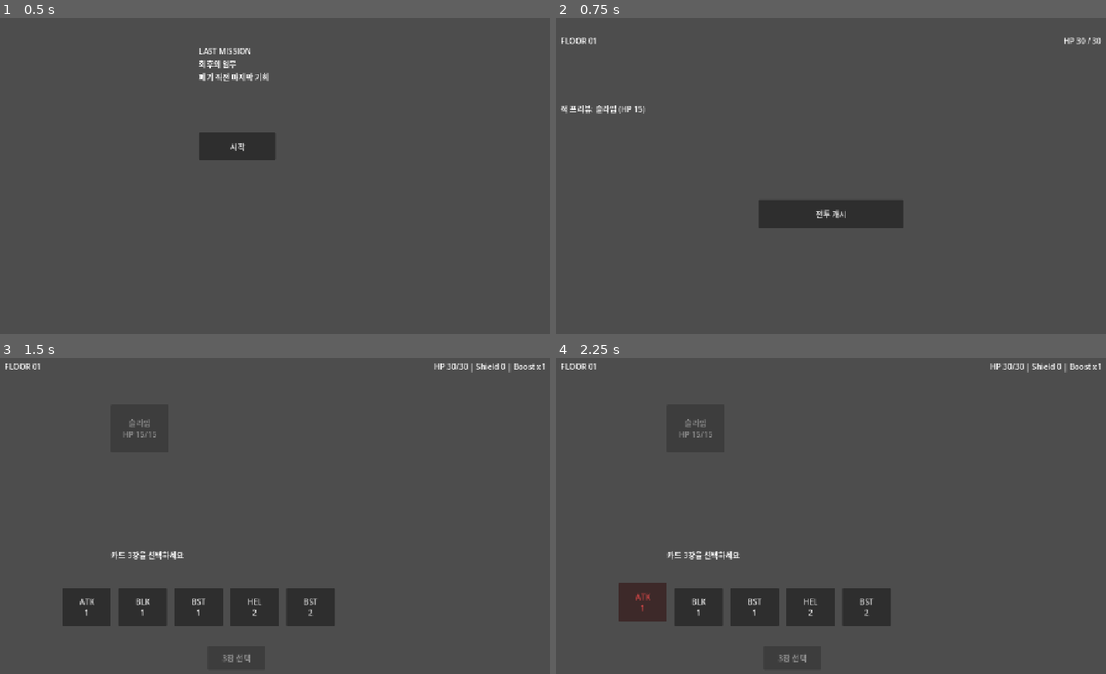
Above: before the commit, frames 1-4 (two rows, left to right).
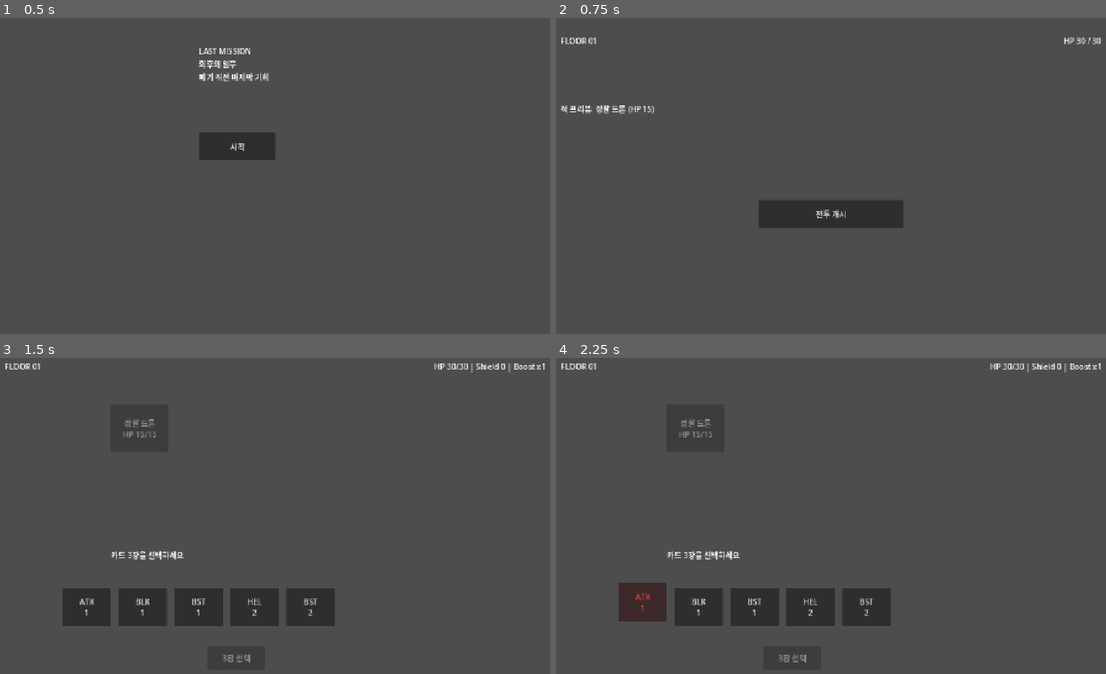
Above: after the commit, the same moments.

Repository: solitaryflyingbird/game_2026_02
Game: Godot game, scene res://main.tscn
Two runs of this game, one before a commit and one after it. Both use one fixed random seed, a clock stepped at 60 frames per second and the inputs below. The project has no main scene, so this scene is started directly.
Inputs:
- Up to frame 1 (0.5 s): no input
- Up to frame 2 (0.75 s): click "시작" at 0.5 s
- Up to frame 3 (1.5 s): click "전투 개시" at 1.25 s
- Up to frame 4 (2.25 s): click "ATK 1" at 2 s

Frame 1 is identical in both runs. In frame 2, 0.2% of the frame differs, in the area x 7-18%, y 27-31%; in frame 3, less than 0.1%; in frame 4, less than 0.1%.

Commit message:
적 이름 SF 세계관으로 변경 + TODO 문서 추가
슬라임/고블린/골렘 → 정찰 드론/강습 드론/중장갑 메카로 변경
개발 진행 현황 및 앞으로 할 작업 정리 문서 추가

Co-Authored-By: Claude Opus 4.6 (1M context) <noreply@anthropic.com>

Diff:
--- a/game_data.gd
+++ b/game_data.gd
@@ -19,24 +19,24 @@
 }
 
 const ENEMIES = {
-    "slime": {
-        "name": "슬라임",
+    "scout_drone": {
+        "name": "정찰 드론",
         "hp": 15,
         "skills": [
             { "type": "attack", "value": 3 },
             { "type": "attack", "value": 5 },
         ],
     },
-    "goblin": {
-        "name": "고블린",
+    "assault_drone": {
+        "name": "강습 드론",
         "hp": 20,
         "skills": [
             { "type": "attack", "value": 4 },
             { "type": "attack", "value": 6 },
         ],
     },
-    "golem": {
-        "name": "골렘",
+    "heavy_mech": {
+        "name": "중장갑 메카",
         "hp": 30,
         "skills": [
             { "type": "attack", "value": 4 },
@@ -47,10 +47,10 @@
 }
 
 const FLOOR_ENCOUNTERS = {
-    1: ["slime"],
-    2: ["slime", "slime"],
-    3: ["goblin"],
-    4: ["goblin", "slime"],
-    5: ["golem"],
-    6: ["golem", "goblin"],
+    1: ["scout_drone"],
+    2: ["scout_drone", "scout_drone"],
+    3: ["assault_drone"],
+    4: ["assault_drone", "scout_drone"],
+    5: ["heavy_mech"],
+    6: ["heavy_mech", "assault_drone"],
 }
Not shown, added: TODO.md
